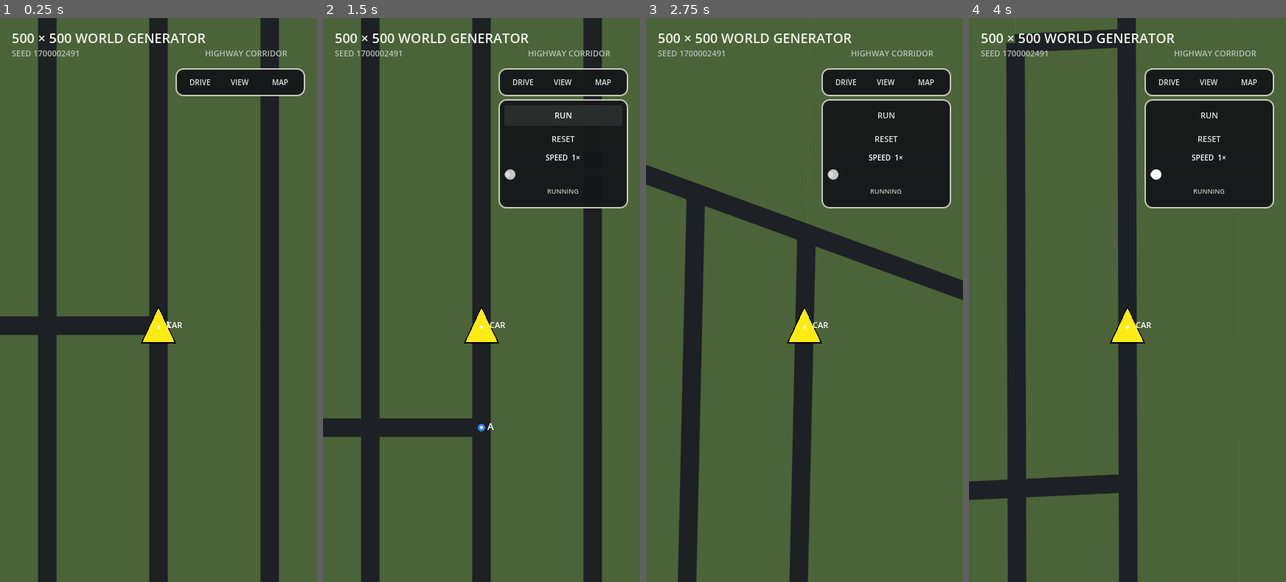
Above: before the commit, frames 1-4 (left to right).
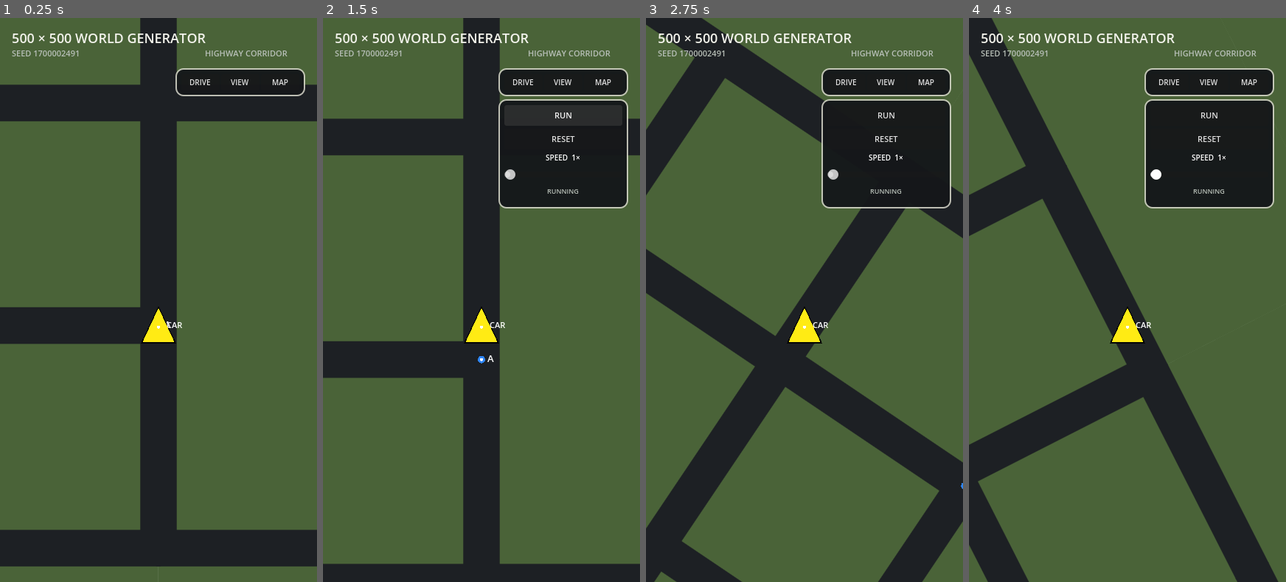
Above: after the commit, the same moments.

Repository: patrickcallahancomedy/comedian
Game: Godot game, scene res://scenes/drive/grid_world_prototype.tscn
Two runs of this game, one before a commit and one after it. Both use one fixed random seed, a clock stepped at 60 frames per second and the inputs below. This scene is started directly instead of the project's main scene.
Inputs (mouse positions are in pixels of both pictures, inside the frame that each line leads up to):
- Up to frame 1 (0.25 s): no input
- Up to frame 2 (1.5 s): click "DRIVE" at 0.5 s; click "RUN" at 1.25 s
- Up to frame 3 (2.75 s): tap Enter (ui_accept) at 2, 2.27 s; move the mouse to (874, 271) at 2.02 s; hold Right from 2.03 s (still down); tap Space at 2.1 s; click (874, 271) at 2.17 s
- Up to frame 4 (4 s): release Right at 2.75 s; drag from (1064, 328) to (1111, 412) at 2.77 s; move the mouse to (1159, 175) at 3.52 s; hold Right from 3.53 s (still down); tap Space at 3.6 s

The runs differ from the first frame. In frame 1, 26% of the frame differs, in the area x 0-100%, y 0-100%; in frame 2, 24%; in frame 3, 30%; in frame 4, 27%.

Commit message:
Pace local driving by block scale

Diff:
--- a/godot/scripts/drive/grid_world_debug_car.gd
+++ b/godot/scripts/drive/grid_world_debug_car.gd
@@ -7,7 +7,6 @@
 const CAR_OUTLINE := Color(0.02, 0.02, 0.02)
 const CAR_RADIUS := 8.0
 const DRIVE_VIEW_CAR_RADIUS := 24.0
-const DRIVE_VIEW_SPEED_SCALE := 0.5
 const LANE_MERGE_DISTANCE := 40.0
 
 var route: Array = []
@@ -80,24 +79,22 @@
 			continue
 
 		var road_speed_multiplier := 1.0
-		if road_class == map.generator.RoadClass.HIGHWAY:
+		if road_class == map.generator.RoadClass.NEIGHBORHOOD:
+			# A 10-unit neighborhood block should take as long to drive as
+			# the old 30-unit city block did.
+			road_speed_multiplier = 1.0 / 3.0
+		elif road_class == map.generator.RoadClass.CITY:
+			# City blocks should feel roughly twice as long again.
+			road_speed_multiplier = 0.5
+		elif road_class == map.generator.RoadClass.HIGHWAY:
 			road_speed_multiplier = 2.0
 		elif road_class == map.generator.RoadClass.RAMP:
 			road_speed_multiplier = _ramp_speed_multiplier()
-
-		var drive_view_speed_scale := 1.0
-		if (
-			map.drive_camera_enabled
-			and not map.show_whole_map
-			and not map.zoom_map_enabled
-		):
-			drive_view_speed_scale = DRIVE_VIEW_SPEED_SCALE
 
 		var speed := (
 			BASE_SPEED
 			* float(SPEED_MULTIPLIERS[speed_index])
 			* road_speed_multiplier
-			* drive_view_speed_scale
 		)
 		var time_to_target := distance / speed
 
--- a/godot/scripts/drive/grid_world_map.gd
+++ b/godot/scripts/drive/grid_world_map.gd
@@ -26,9 +26,6 @@
 const ROAD_BLOCK_LENGTH := 20
 const ROAD_BLOCK_WIDTH := 10
 const DRIVE_VISIBLE_WORLD_WIDTH := 13.333333
-const DRIVE_FORWARD_STRETCH := 2.0
-const DRIVE_LATERAL_SQUEEZE := 0.5
-const DRIVE_ROAD_WIDTH_SCALE := 0.5
 const DRIVE_ROTATION_SMOOTH_SPEED := 4.5
 const LEGACY_LOCAL_ROAD_RATIO := 13.0 / 80.0
 const HIGHWAY_LANE_FILL_RATIO := 1.0
@@ -223,11 +220,6 @@
 		var local := (
 			(world_point - drive_camera_world) * map_scale
 		).rotated(drive_camera_rotation)
-		if not show_whole_map and not zoom_map_enabled:
-			# Drive View uses a tall/narrow road proportion: blocks are twice
-			# as long in the direction of travel and half as wide laterally.
-			local.x *= DRIVE_LATERAL_SQUEEZE
-			local.y *= DRIVE_FORWARD_STRETCH
 		return drive_camera_screen_position() + local
 
 	return map_origin + world_point * map_scale
@@ -409,7 +401,7 @@
 					Vector2(generator.nodes[b])
 				),
 				color,
-				maxf(1.0, width * map_scale * _drive_road_width_scale()),
+				maxf(1.0, width * map_scale),
 				true
 			)
 
@@ -458,7 +450,7 @@
 			_world_to_screen(
 				Vector2(generator.nodes[node_id])
 			),
-			maxf(1.0, radius * map_scale * _drive_road_width_scale()),
+			maxf(1.0, radius * map_scale),
 			color
 		)
 
@@ -486,7 +478,6 @@
 				float(generator.HIGHWAY_LANE_SPACING)
 				* HIGHWAY_LANE_FILL_RATIO
 				* map_scale
-				* _drive_road_width_scale()
 			),
 			true
 		)
@@ -503,16 +494,9 @@
 				* HIGHWAY_LANE_FILL_RATIO
 				* 0.5
 				* map_scale
-				* _drive_road_width_scale()
 			),
 			HIGHWAY_COLOR
 		)
-
-
-func _drive_road_width_scale() -> float:
-	if drive_camera_enabled and not show_whole_map and not zoom_map_enabled:
-		return DRIVE_ROAD_WIDTH_SCALE
-	return 1.0
 
 
 func _visible_degree(node_id: int) -> int:
